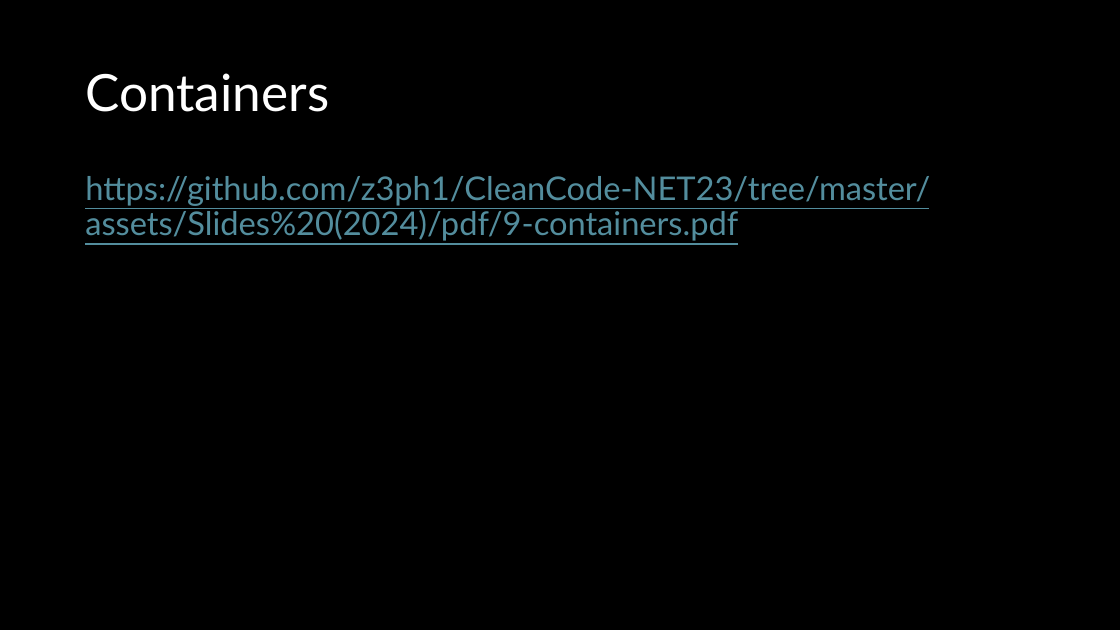
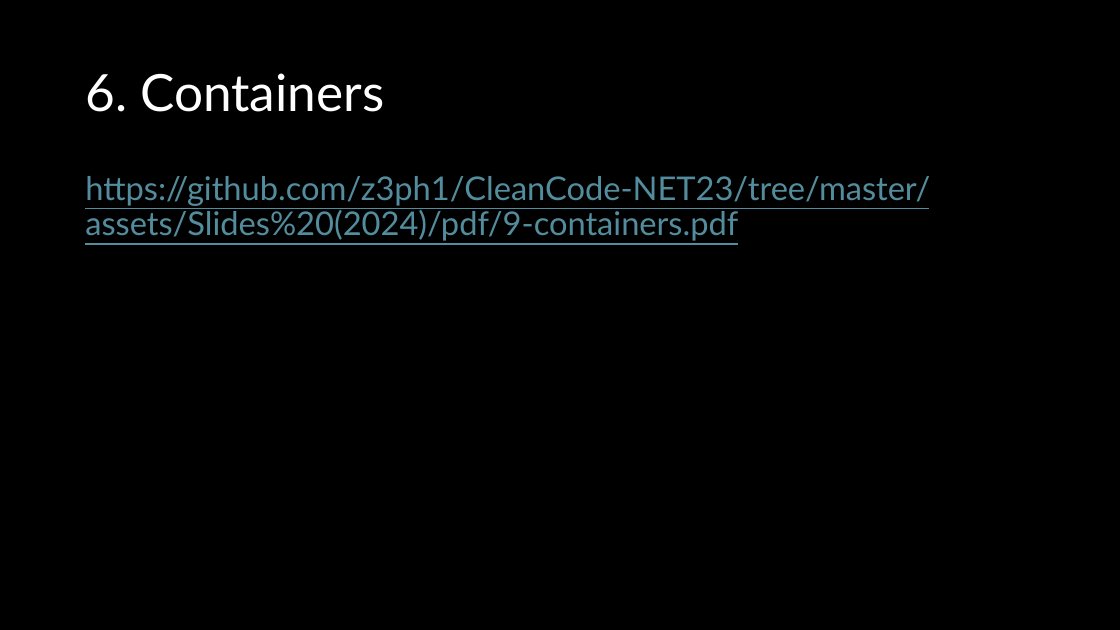
Before and after one commit to z3ph1/CleanCode-NET23, a slide deck: slide 11 of assets/Slides (2024)/pptx/1-clean-code.pptx (slide 13 before the commit). Drawn at 1120x630 pixels with LibreOffice and Linux fonts; fonts in the diff are those of the drawing. Boxes give left, top, right and bottom in pixels: in the first picture for what was removed or moved away, otherwise in the second. Text is boxed around its words. In the diff, an @@ line names an element or a change of style, - is before the commit and + after.

```diff
--- a/assets/Slides (2024)/pptx/1-clean-code.pptx
+++ b/assets/Slides (2024)/pptx/1-clean-code.pptx
@@ title at (x1=85, y1=73, x2=384, y2=112): text changed @@
-Containers
+6. Containers
```
Also in this commit, not shown: 6 other slides changed, 2 slides removed, 3 other files.
